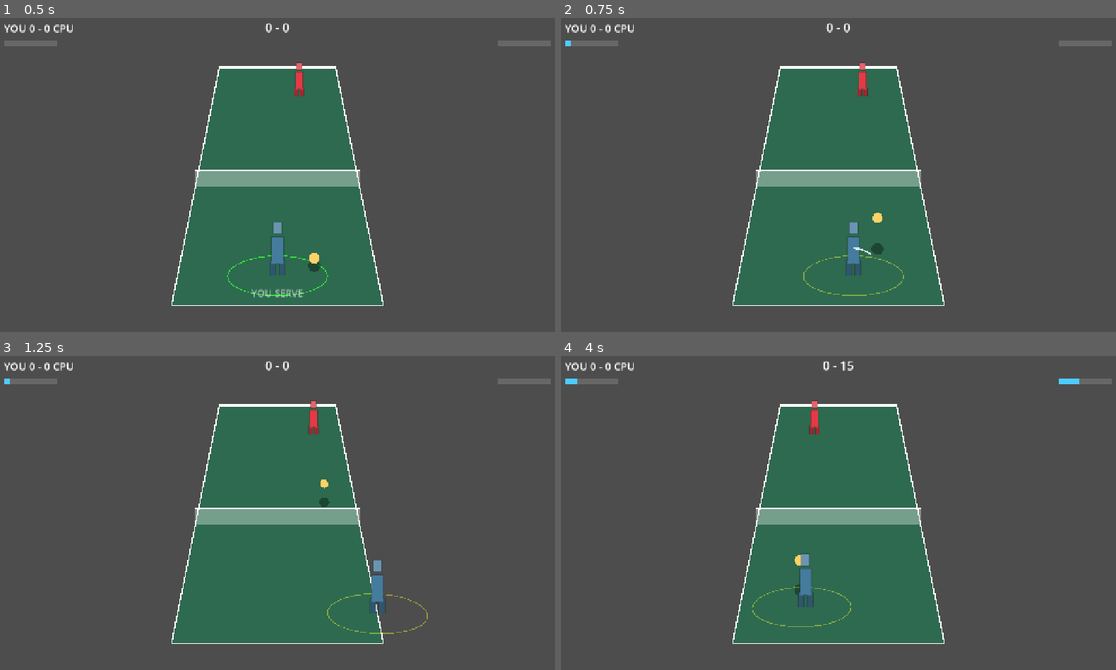
Above: before the commit, frames 1-4 (two rows, left to right).
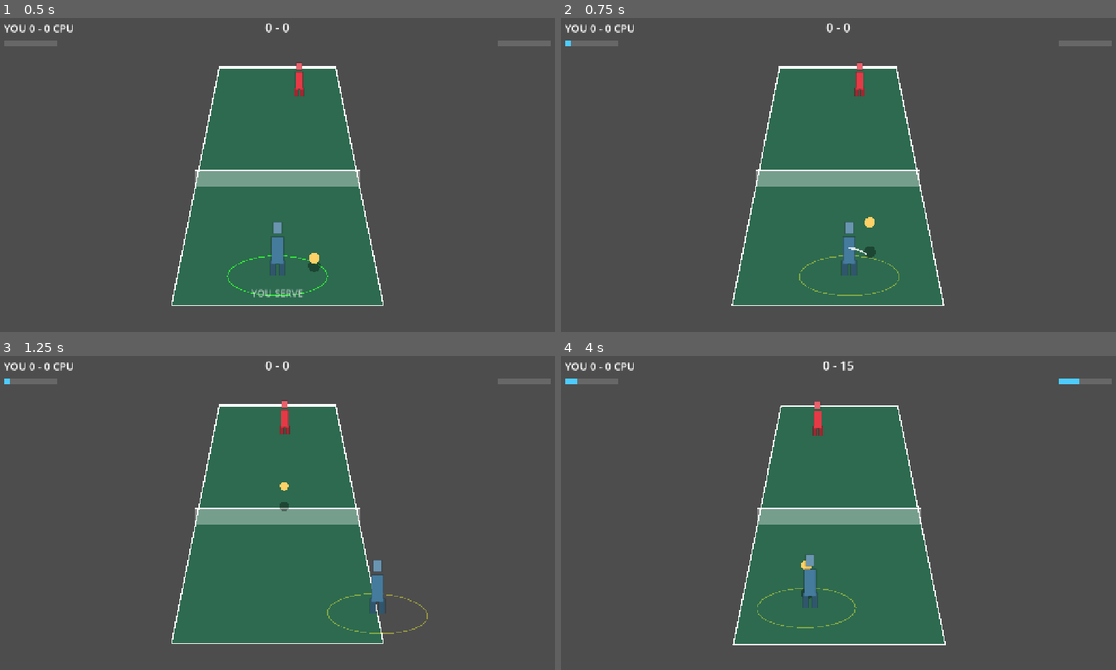
Above: after the commit, the same moments.

Repository: slamcoderpt/TennisGame
Game: Godot game, scene res://src/view/match.tscn
Two runs of this game, one before a commit and one after it. Both use one fixed random seed, a clock stepped at 60 frames per second and the inputs below.
Inputs (mouse positions are in pixels of both pictures, inside the frame that each line leads up to):
- Up to frame 1 (0.5 s): no input
- Up to frame 2 (0.75 s): tap Enter (ui_accept) at 0.5 s; move the mouse to (960, 156) at 0.52 s; hold Right (ui_right) from 0.53 s (still down); click (960, 156) at 0.67 s
- Up to frame 3 (1.25 s): keep holding Right (ui_right); tap Enter (ui_accept) at 0.77 s
- Up to frame 4 (4 s): release Right (ui_right) at 1.25 s; drag from (727, 525) to (810, 575) at 1.27 s; move the mouse to (894, 440) at 2.02 s; hold Right (ui_right) 2.03-2.75 s; drag from (810, 575) to (666, 462) at 2.77 s; move the mouse to (1010, 560) at 3.52 s; hold Left (ui_left) from 3.53 s (still down); tap Enter (ui_accept) at 3.77 s

Frame 1 is identical in both runs. In frame 2, 1.1% of the frame differs, in the area x 30-70%, y 14-92%; in frame 3, 0.5%; in frame 4, 1.6%, in the area x 30-70%, y 14-93%.

Commit message:
feat: toss-timed serve contact with cross-court aim

Diff:
--- a/src/sim/court_sim.gd
+++ b/src/sim/court_sim.gd
@@ -228,12 +228,12 @@
 	var p = players[i]
 	if ball.in_play and is_serve:
 		return false               # the serve must bounce before it can be returned
-	var incoming: bool = not ball.in_play or signf(ball.vel.y) == float(p.side)
-	if not incoming:
-		return false
+	if not ball.in_play:
+		return _serve_contact(i, input)
+	if signf(ball.vel.y) != float(p.side):
+		return false               # ball is not incoming toward this player
 	if ball.pos.distance_to(p.pos) > REACH or ball.height > MAX_HIT_HEIGHT:
 		return false
-	var serving: bool = not ball.in_play
 	var aim_x := clampf(input.move.x, -1.0, 1.0) * AIM_MAX_X
 	var depth := TARGET_DEPTH
 	var speed := lerpf(SHOT_SPEED_MIN, SHOT_SPEED_MAX, p.charge)
@@ -266,7 +266,33 @@
 	hit_count += 1
 	hit_strength = 2.0 if special else p.charge
 	p.charge = 0.0
-	if serving and not special:
-		is_serve = true
-		last_event = ""
 	return true
+
+func _serve_contact(i: int, input) -> bool:
+	var p = players[i]
+	if ball.pos.distance_to(p.pos) > REACH:
+		return false
+	var quality := SERVE_TAP_QUALITY
+	if is_tossing:
+		if ball.height < MIN_CONTACT_HEIGHT:
+			is_tossing = false
+			_serve_fault()
+			return false
+		quality = clampf(1.0 - absf(ball.height - IDEAL_CONTACT_HEIGHT) / CONTACT_WINDOW, 0.0, 1.0)
+	var speed := lerpf(SERVE_SPEED_MIN, SERVE_SPEED_MAX, quality)
+	var aim_x := clampf(-ball.pos.x + clampf(input.move.x, -1.0, 1.0) * SERVE_AIM_NUDGE, -AIM_MAX_X, AIM_MAX_X)
+	var target := Vector2(aim_x, -p.side * TARGET_DEPTH)
+	ball.vel = (target - ball.pos).normalized() * speed
+	ball.v_height = SERVE_LAUNCH
+	ball.height = maxf(ball.height, 0.4)
+	ball.swerve = 0.0
+	ball.bounce_count = 0
+	ball.in_play = true
+	is_tossing = false
+	is_serve = true
+	last_hitter = i
+	hit_count += 1
+	hit_strength = quality
+	meter[i] = minf(1.0, meter[i] + METER_PER_HIT)
+	last_event = ""
+	return true
--- a/tests/test_serve.gd
+++ b/tests/test_serve.gd
@@ -41,3 +41,38 @@
 	for i in 120:
 		sim.tick([_held(), InputFrame.new()])
 	check(sim.serve_faults >= 1, "a toss that lands untouched must be a serve fault")
+
+func _toss_and_release_at(sim, hold_ticks: int) -> void:
+	for i in hold_ticks:
+		sim.tick([_held(), InputFrame.new()])
+	var rel := InputFrame.new()
+	rel.hit_pressed = true
+	sim.tick([rel, InputFrame.new()])
+
+func test_timing_near_apex_serves_faster() -> void:
+	var good := CourtSim.new()
+	_toss_and_release_at(good, 24)
+	var good_speed: float = good.ball.vel.length()
+
+	var early := CourtSim.new()
+	_toss_and_release_at(early, 3)
+	var early_speed: float = early.ball.vel.length()
+
+	check(good.ball.in_play, "a well-timed toss must produce a live serve")
+	check(good_speed > early_speed + 1.0, "releasing near the apex must serve faster than an early release")
+
+func test_serve_aims_cross_court() -> void:
+	var sim := CourtSim.new()
+	var serve_x: float = sim.ball.pos.x
+	_toss_and_release_at(sim, 24)
+	check(sim.ball.in_play, "serve should be live")
+	check(signf(sim.ball.vel.x) == -signf(serve_x), "the serve must travel cross-court (toward the opposite side)")
+
+func test_tap_serve_still_works() -> void:
+	var sim := CourtSim.new()
+	var f := InputFrame.new()
+	f.hit_pressed = true
+	sim.tick([f, InputFrame.new()])
+	check(sim.ball.in_play, "a plain tap must still serve the ball")
+	check(sim.ball.vel.y > 0.0, "the tap serve travels to the far side")
+	check(sim.is_serve, "the tap serve is flagged as a serve")
